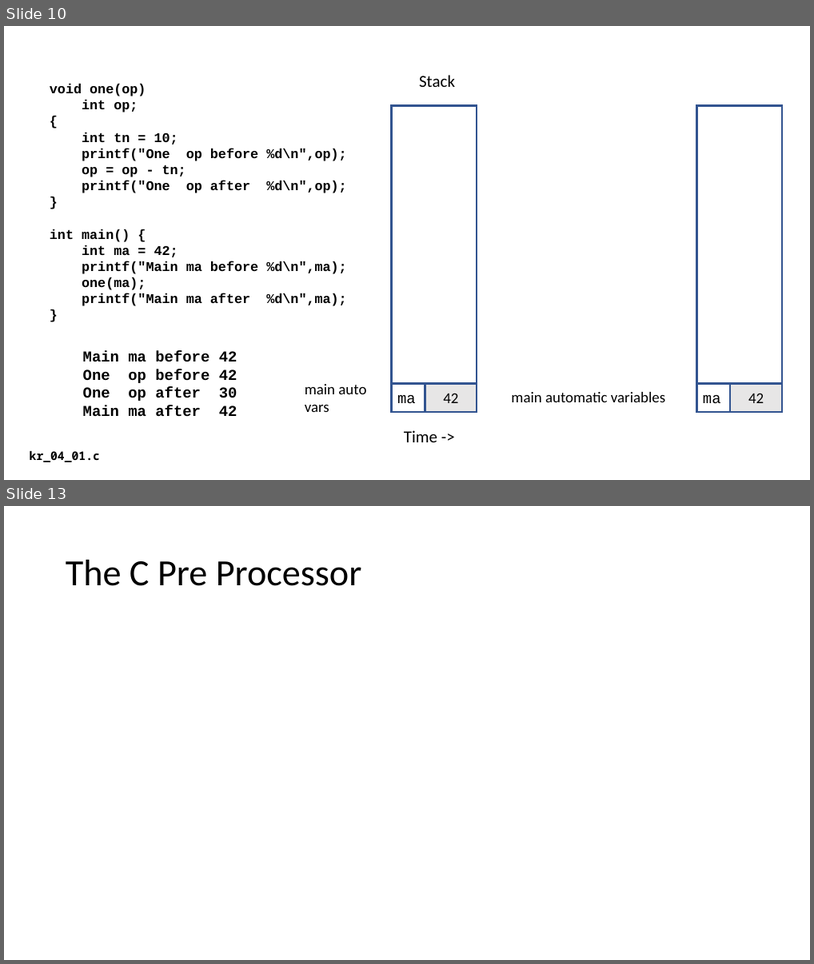
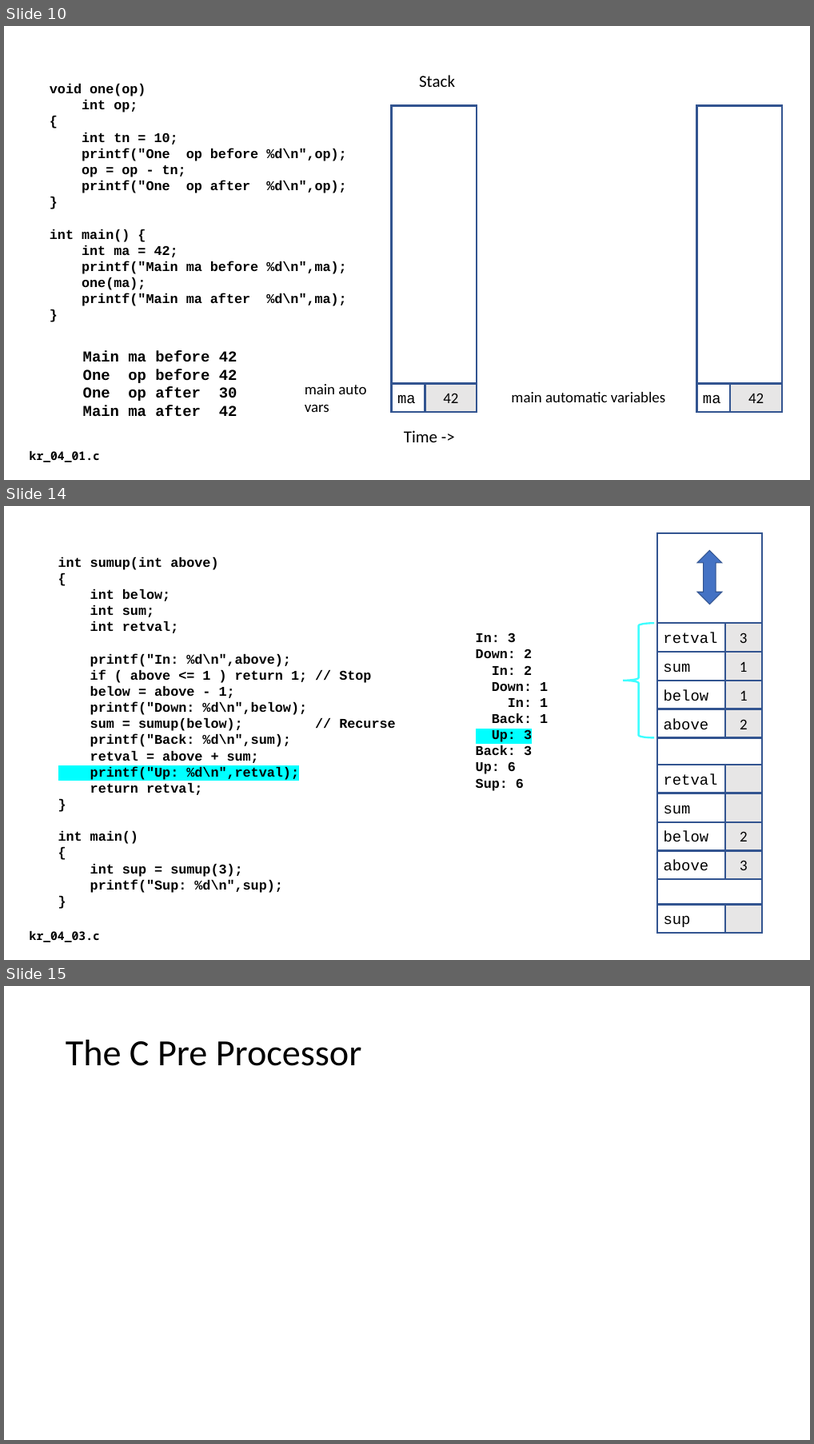
Before and after one commit to csev/cc4e, a slide deck: lectures/KR-4.pptx. Shown one above the other, each under a label of ours: slides 10 and 13 before the commit, slides 10, 14 and 15 after it; the slides between them are not shown. The pictures are 814x964 and 814x1444 pixels, drawn with LibreOffice and Linux fonts; fonts in the diff are those of the drawing. Boxes give left, top, right and bottom in pixels: in the first picture for what was removed or moved away, otherwise in the second. Text is boxed around its words. In the diff, an @@ line names an element or a change of style, - is before the commit and + after.

```diff
--- a/lectures/KR-4.pptx
+++ b/lectures/KR-4.pptx
@@ slide 14 added at (4,506,810,960), background #FFFFFF @@
@@ rectangle added at (658,533,762,932), fill #FFFFFF, outline #325491 2.25 pt @@
@@ up down arrow added at (698,550,722,604), fill #4472C4, outline #325491 1 pt @@
@@ text added at (58,557,395,892), 16 pt, text #000000, bold @@
+int sumup(int above)
+{
+int below;
+int sum;
+int retval;
+printf("In: %d\n",above);
+if ( above <= 1 ) return 1; // Stop
+below = above - 1;
+printf("Down: %d\n",below);
+sum = sumup(below); // Recurse
+printf("Back: %d\n",sum);
+retval = above + sum;
+printf("Up: %d\n",retval);
+return retval;
+}
+int main()
+{
+int sup = sumup(3);
+printf("Sup: %d\n",sup);
+}
@@ left brace added at (623,623,654,737), outline #3EFEFF 2.25 pt @@
@@ rectangle added at (658,623,762,651), fill #FFFFFF, outline #325491 2.25 pt, 18 pt, text #000000 @@
+retval
@@ rectangle added at (726,623,762,651), fill #E7E6E6, outline #325491 2.25 pt, 18 pt, text #000000 @@
+3
@@ text added at (476,632,548,791), 16 pt, text #000000, bold @@
+In: 3
+Down: 2
+In: 2
+Down: 1
+In: 1
+Back: 1
+Up: 3
+Back: 3
+Up: 6
+Sup: 6
@@ rectangle added at (658,652,762,680), fill #FFFFFF, outline #325491 2.25 pt, 18 pt, text #000000 @@
+sum
@@ rectangle added at (726,652,762,680), fill #E7E6E6, outline #325491 2.25 pt, 18 pt, text #000000 @@
+1
@@ rectangle added at (658,680,762,708), fill #FFFFFF, outline #325491 2.25 pt, 18 pt, text #000000 @@
+below
@@ rectangle added at (726,680,762,708), fill #E7E6E6, outline #325491 2.25 pt, 18 pt, text #000000 @@
+1
@@ rectangle added at (658,709,762,738), fill #FFFFFF, outline #325491 2.25 pt, 18 pt, text #000000 @@
+above
@@ rectangle added at (726,709,762,738), fill #E7E6E6, outline #325491 2.25 pt, 18 pt, text #000000 @@
+2
@@ rectangle added at (658,764,762,792), fill #FFFFFF, outline #325491 2.25 pt, 18 pt, text #000000 @@
+retval
@@ rectangle added at (726,764,762,792), fill #E7E6E6, outline #325491 2.25 pt @@
@@ rectangle added at (658,793,762,822), fill #FFFFFF, outline #325491 2.25 pt, 18 pt, text #000000 @@
+sum
@@ rectangle added at (726,793,762,822), fill #E7E6E6, outline #325491 2.25 pt @@
@@ rectangle added at (658,822,762,850), fill #FFFFFF, outline #325491 2.25 pt, 18 pt, text #000000 @@
+below
@@ rectangle added at (726,822,762,850), fill #E7E6E6, outline #325491 2.25 pt, 18 pt, text #000000 @@
+2
@@ rectangle added at (658,850,762,879), fill #FFFFFF, outline #325491 2.25 pt, 18 pt, text #000000 @@
+above
@@ rectangle added at (726,850,762,879), fill #E7E6E6, outline #325491 2.25 pt, 18 pt, text #000000 @@
+3
@@ rectangle added at (658,904,762,932), fill #FFFFFF, outline #325491 2.25 pt, 18 pt, text #000000 @@
+sup
@@ rectangle added at (726,904,762,932), fill #E7E6E6, outline #325491 2.25 pt @@
@@ text added at (30,930,100,942), 14 pt, text #000000, bold @@
+kr_04_03.c
@@ what was slide 13 is now slide 15 @@
```
Also in this commit, not shown: 2 slides changed, 2 other slides added, 1 slide removed, 2 other files.
